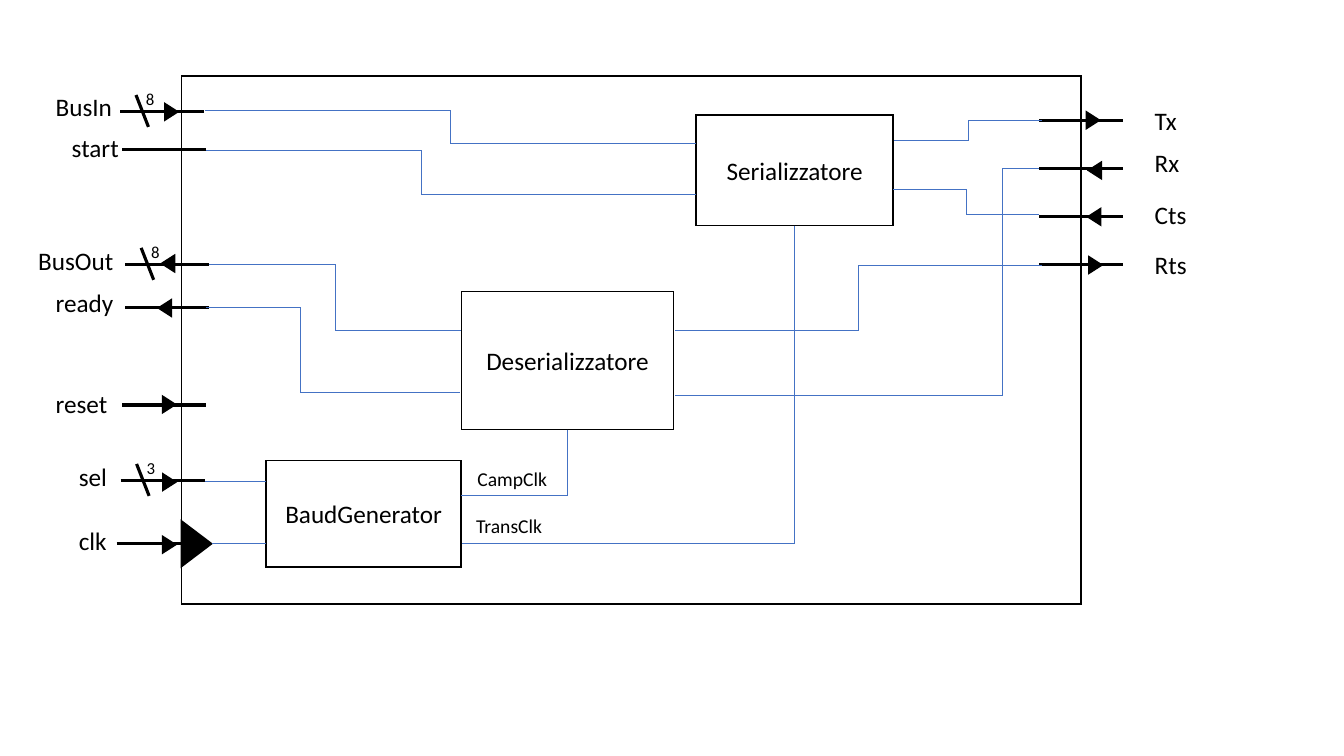
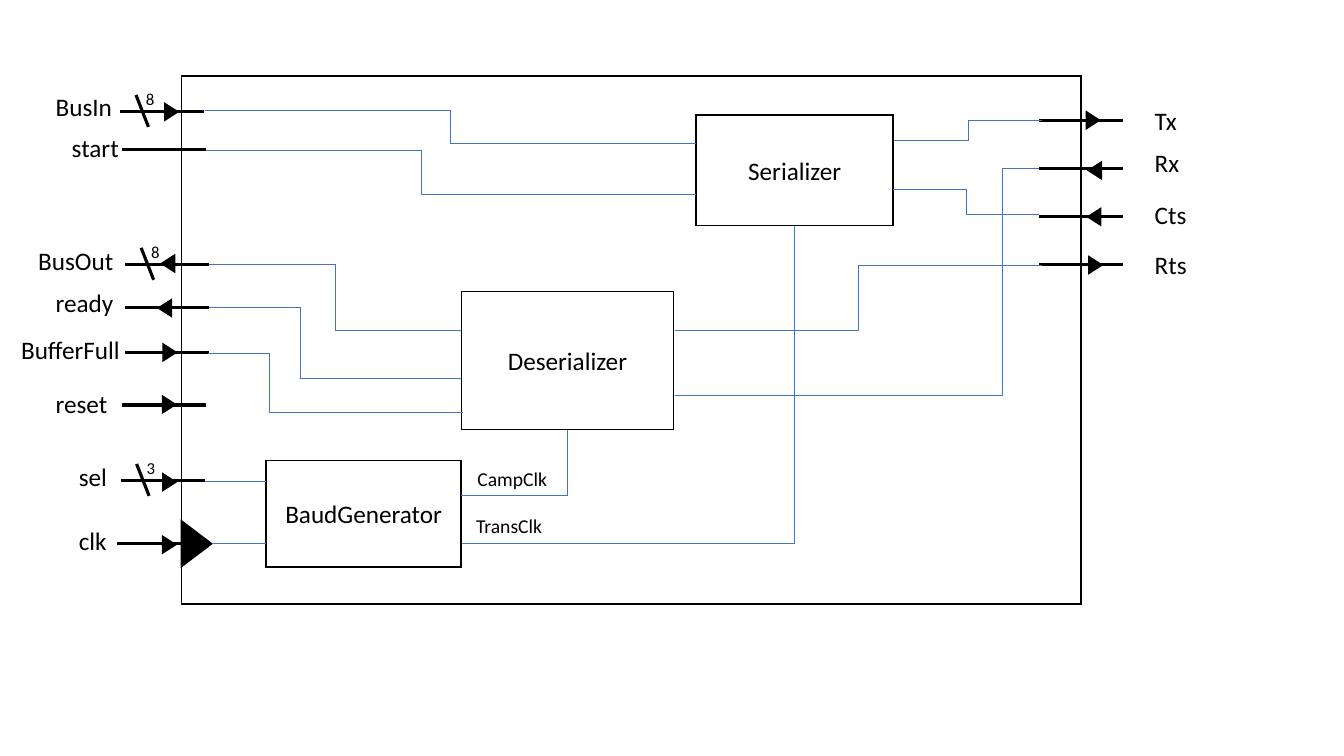
Before and after one commit to FlavioRenzi/UART_Project, a slide deck: slide 1 of UART model.pptx. Drawn at 1344x756 pixels with LibreOffice and Linux fonts; fonts in the diff are those of the drawing. Boxes give left, top, right and bottom in pixels: in the first picture for what was removed or moved away, otherwise in the second. Text is boxed around its words. In the diff, an @@ line names an element or a change of style, - is before the commit and + after.

```diff
--- a/UART model.pptx
+++ b/UART model.pptx
@@ text in rectangle at bbox=[748, 162, 841, 180]: text changed @@
-Serializzatore
+Serializer
@@ elbow line moved from (206, 308) - (461, 392) to (206, 308) - (461, 378) @@
@@ text added at bbox=[21, 341, 120, 359], 18 pt, text #000000 @@
+BufferFull
@@ line added from (209, 353) to (125, 353), #000000 2.25 pt @@
@@ triangle added at bbox=[163, 344, 176, 361], fill #000000, outline #000000 1 pt @@
@@ elbow line added from (209, 353) to (464, 412), #4472C4 0.5 pt @@
@@ text in rectangle at bbox=[508, 352, 627, 371]: text changed @@
-Deserializzatore
+Deserializer
```
Also in this commit, not shown: 5 other slides changed, 1 slide added, 1 other file.
